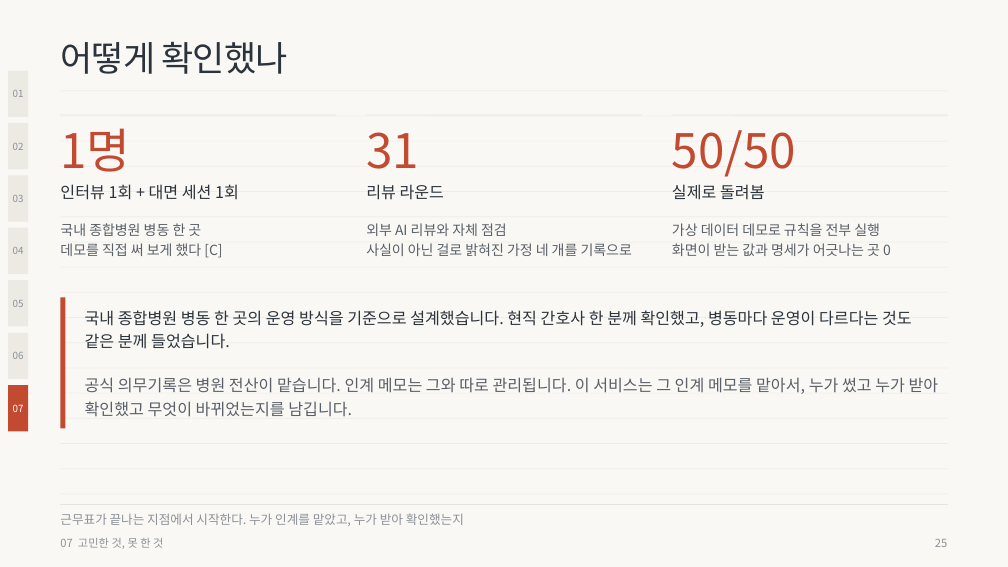
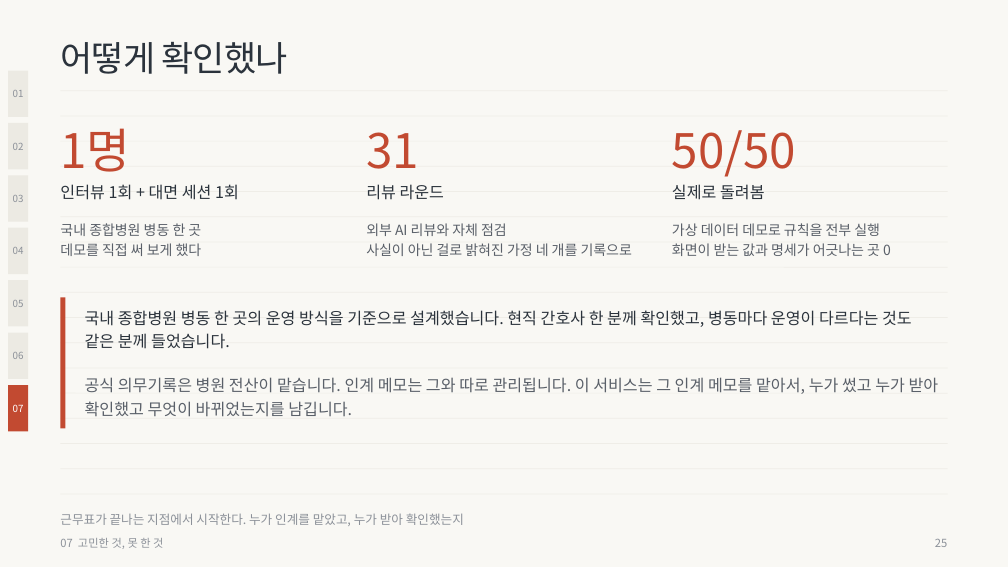
Before and after one commit to wodnjs2020136144/skala-webservice-mini, a slide deck: slide 25 of deliverables/10반_황재원_너와나의인계고리-발표용.pptx. Drawn at 1008x567 pixels with LibreOffice and Linux fonts; fonts in the diff are those of the drawing. Boxes give left, top, right and bottom in pixels: in the first picture for what was removed or moved away, otherwise in the second. Text is boxed around its words. In the diff, an @@ line names an element or a change of style, - is before the commit and + after.

```diff
--- a/deliverables/10반_황재원_너와나의인계고리-발표용.pptx
+++ b/deliverables/10반_황재원_너와나의인계고리-발표용.pptx
@@ text at (60,243,202,256): text changed @@
-데모를 직접 써 보게 했다 [C]
+데모를 직접 써 보게 했다
@@ line removed from (60, 504) to (948, 504) @@
```
Also in this commit, not shown: 25 other slides changed.
